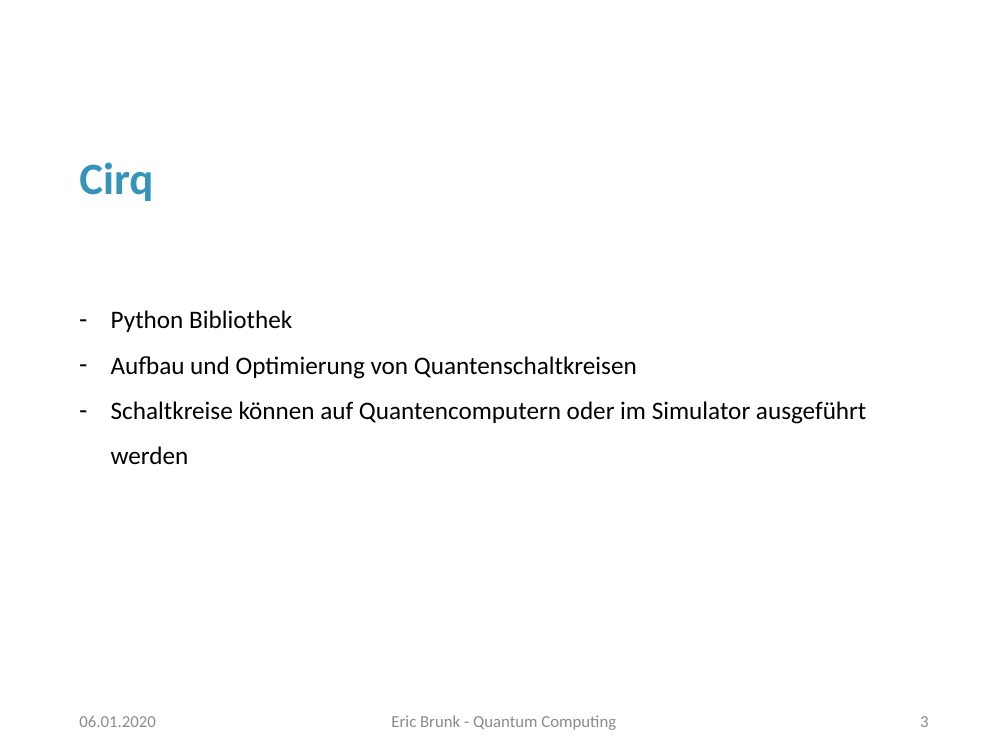
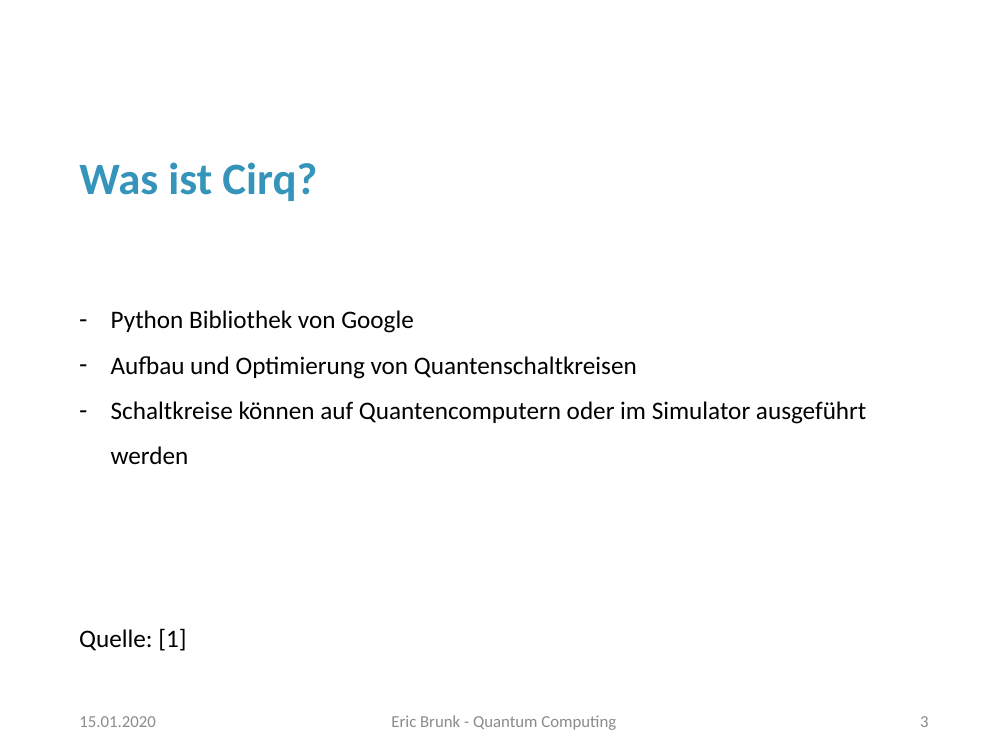
Before and after one commit to erxn91/quantum_computing, a slide deck: slide 3 of Präsentation.pptx. Drawn at 1008x756 pixels with LibreOffice and Linux fonts; fonts in the diff are those of the drawing; background and template pictures are left out. Boxes give left, top, right and bottom in pixels: in the first picture for what was removed or moved away, otherwise in the second. Text is boxed around its words. In the diff, an @@ line names an element or a change of style, - is before the commit and + after.

```diff
--- a/Präsentation.pptx
+++ b/Präsentation.pptx
@@ title at box(79, 162, 317, 201): text changed @@
-Cirq
+Was ist Cirq?
@@ text at box(111, 310, 414, 333): text changed @@
-– Python Bibliothek
+– Python Bibliothek von Google
@@ text added at box(79, 628, 186, 651), 18 pt, text #000000 @@
+Quelle: [1]
@@ text at box(79, 716, 155, 727): text changed @@
-06.01.2020
+15.01.2020
```
Also in this commit, not shown: 25 other slides changed, 12 slides added, 9 other files.
